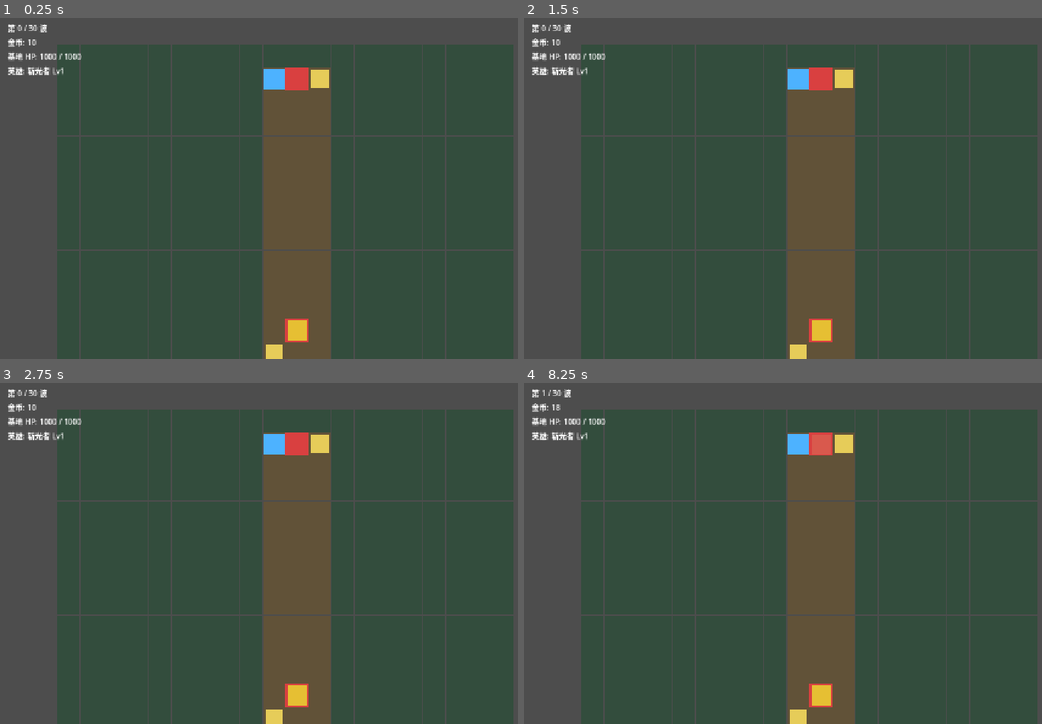
Above: before the commit, frames 1-4 (two rows, left to right).
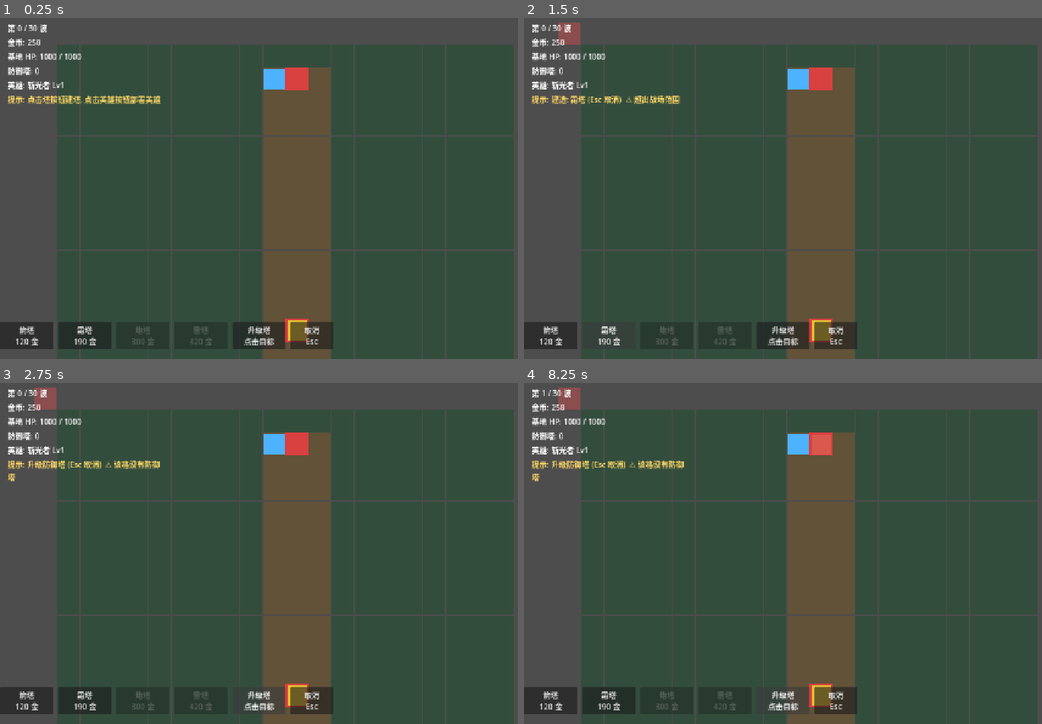
Above: after the commit, the same moments.

Repository: Dalushan/hero-line
Game: Godot game, scene res://scenes/main.tscn
Same seed, same stepped clock (60 frames per second), same inputs: the game is played once before the commit and once after it.
Inputs (mouse positions are in pixels of both pictures, inside the frame that each line leads up to):
- Up to frame 1 (0.25 s): no input
- Up to frame 2 (1.5 s): click (549, 335) at 0.5 s, where only the run after the commit has a clickable "箭塔 120 金"; click (606, 335) at 1.25 s, where only the run after the commit has a clickable "霜塔 190 金"
- Up to frame 3 (2.75 s): click (259, 700) at 2 s, where only the run after the commit has a clickable "升级塔 点击目标"
- Up to frame 4 (8.25 s): click (834, 700) at 2.75 s, where only the run after the commit has a clickable "取消 Esc"; click (549, 700) at 3.5 s, where only the run after the commit has a clickable "箭塔 120 金"; click (606, 700) at 4.25 s, where only the run after the commit has a clickable "霜塔 190 金"; click (783, 700) at 5 s, where only the run after the commit has a clickable "升级塔 点击目标"; click (834, 700) at 5.75 s, where only the run after the commit has a clickable "取消 Esc"; click (549, 700) at 6.5 s, where only the run after the commit has a clickable "箭塔 120 金"; click (606, 700) at 7.25 s, where only the run after the commit has a clickable "霜塔 190 金"; click (783, 700) at 8 s, where only the run after the commit has a clickable "升级塔 点击目标"

The runs differ from the first frame. In frame 1, 4.2% of the frame differs, in the area x 0-65%, y 6-100%; in frame 2, 3.7%; in frame 3, 3.9%; in frame 4, 3.9%.

Commit message:
feat: 玩家操作层（建塔/升级/部署英雄）+ 建造栏 UI
- battlefield.gd 重写: 鼠标悬停/点击、建造模式、合法性高亮
  合法性判定全部复用 core 的 TDGrid.can_place，不重复实现规则
- build_bar.gd 新建: 4 种塔按钮 + 升级 + 取消，买不起自动置灰
- main.gd 接线: 点击建塔/升级/放英雄，移除 AI 自动建塔
- main.tscn: 补 BuildBar 节点 + TowerLabel/HintLabel HUD

实跑验证: wave 1 | 英雄 1 | 塔 0 | 金币 250 (塔数 0 = 已交由玩家建造)

Diff:
--- a/scenes/main.tscn
+++ b/scenes/main.tscn
@@ -1,11 +1,9 @@
-[gd_scene load_steps=6 format=3 uid="uid://ctdhd1main01"]
+[gd_scene load_steps=7 format=3 uid="uid://ctdhd1main01"]
 
 [ext_resource type="Script" path="res://scripts/game/main.gd" id="1_main"]
 [ext_resource type="Script" path="res://scripts/game/battlefield.gd" id="2_bf"]
 [ext_resource type="Script" path="res://scripts/game/support_panel.gd" id="3_sp"]
-
-[sub_resource type="LabelSettings" id="LabelSettings_hud"]
-font_size = 18
+[ext_resource type="Script" path="res://scripts/game/build_bar.gd" id="4_bb"]
 
 [node name="Main" type="Node"]
 script = ExtResource("1_main")
@@ -22,8 +20,8 @@
 [node name="HUD" type="CanvasLayer" parent="Battlefield"]
 
 [node name="Margin" type="MarginContainer" parent="Battlefield/HUD"]
-offset_right = 320.0
-offset_bottom = 140.0
+offset_right = 340.0
+offset_bottom = 170.0
 theme_override_constants/margin_left = 16
 theme_override_constants/margin_top = 12
 
@@ -39,8 +37,15 @@
 [node name="BaseHpLabel" type="Label" parent="Battlefield/HUD/Margin/VBox"]
 text = "基地 HP: 1000 / 1000"
 
+[node name="TowerLabel" type="Label" parent="Battlefield/HUD/Margin/VBox"]
+text = "防御塔: 0"
+
 [node name="HeroLabel" type="Label" parent="Battlefield/HUD/Margin/VBox"]
 autowrap_mode = 3
+
+[node name="HintLabel" type="Label" parent="Battlefield/HUD/Margin/VBox"]
+autowrap_mode = 3
+text = "提示: 点击塔按钮建塔, 点击英雄按钮部署英雄"
 
 [node name="SupportPanel" type="Control" parent="."]
 visible = false
@@ -48,3 +53,11 @@
 anchor_right = 1.0
 anchor_bottom = 1.0
 script = ExtResource("3_sp")
+
+[node name="BuildBar" type="Control" parent="."]
+anchors_preset = 12
+anchor_top = 1.0
+anchor_bottom = 1.0
+offset_top = -78.0
+offset_right = 1280.0
+script = ExtResource("4_bb")
--- a/scripts/game/battlefield.gd
+++ b/scripts/game/battlefield.gd
@@ -1,9 +1,22 @@
 extends Node2D
-## 战场渲染层：把 core 层的纯数据状态画出来
-## 核心逻辑完全不在这里 —— 这个节点只负责"读状态 → 画出来"
+## 战场交互层：鼠标点击建塔 / 选英雄 / 打开商店
+##
+## 与 core 的边界：
+##   core/  —— 判定"能不能放"（can_place）和"放了什么"（create_tower）
+##   game/  —— 决定"玩家点了哪里"和"怎么反馈"
+
+signal cell_clicked(cell: Vector2i, kind: int)
+signal cell_hovered(cell: Vector2i, kind: int, ok: bool, reason: String)
 
 const CELL_SIZE := 48
 const GRID_ORIGIN := Vector2(120, 60)
+
+enum BuildMode {
+	NONE,       ## 只查看
+	TOWER,      ## 选塔种，准备建塔
+	HERO,       ## 准备放英雄
+	UPGRADE,    ## 升级塔
+}
 
 @onready var grid_layer: Node2D = $GridLayer
 @onready var unit_layer: Node2D = $UnitLayer
@@ -11,7 +24,15 @@
 @onready var hud: CanvasLayer = $HUD
 
 var state: TDRunState
-var _hp_font: Font
+var build_mode: int = BuildMode.NONE
+var pending_tower_def: Dictionary = {}
+var pending_hero_def: Dictionary = {}
+var hover_cell := Vector2i(-1, -1)
+var hover_ok := false
+var hover_reason := ""
+
+var _hover_rect: ColorRect
+var _range_circle: Node2D
 
 
 func setup(run_state: TDRunState) -> void:
@@ -21,23 +42,106 @@
 
 
 func _ready() -> void:
-	_hp_font = ThemeDB.fallback_font
-
-
-func _process(delta: float) -> void:
+	_hover_rect = ColorRect.new()
+	_hover_rect.color = Color(1, 1, 1, 0.25)
+	_hover_rect.size = Vector2(CELL_SIZE - 2, CELL_SIZE - 2)
+	_hover_rect.visible = false
+	fx_layer.add_child(_hover_rect)
+
+
+func _process(_delta: float) -> void:
 	if state == null:
 		return
 	_update_hud()
 
 
-func _cell_to_world(c: Vector2i) -> Vector2:
+func _unhandled_input(event: InputEvent) -> void:
+	if state == null:
+		return
+	if event is InputEventMouseMotion:
+		var cell: Vector2i = world_to_cell(get_global_mouse_position())
+		if cell != hover_cell:
+			hover_cell = cell
+			_update_hover()
+	elif event is InputEventMouseButton and event.pressed and event.button_index == MOUSE_BUTTON_LEFT:
+		var click_cell: Vector2i = world_to_cell(get_global_mouse_position())
+		if state.grid.in_bounds(click_cell.x, click_cell.y):
+			cell_clicked.emit(click_cell, build_mode)
+
+
+# ---------------- 建造模式 ----------------
+
+func set_build_tower(tower_def: Dictionary) -> void:
+	pending_tower_def = tower_def
+	build_mode = BuildMode.TOWER if not tower_def.is_empty() else BuildMode.NONE
+	_update_hover()
+
+
+func set_build_hero(hero_def: Dictionary) -> void:
+	pending_hero_def = hero_def
+	build_mode = BuildMode.HERO if not hero_def.is_empty() else BuildMode.NONE
+	_update_hover()
+
+
+func set_upgrade_mode() -> void:
+	build_mode = BuildMode.UPGRADE
+	_update_hover()
+
+
+func clear_build_mode() -> void:
+	build_mode = BuildMode.NONE
+	pending_tower_def = {}
+	pending_hero_def = {}
+	_update_hover()
+
+
+## 当前模式下的放置校验（复用 core 的 can_place，不重复实现规则）
+func validate_cell(cell: Vector2i) -> Dictionary:
+	match build_mode:
+		BuildMode.TOWER:
+			return state.grid.can_place(cell, TDGrid.PlaceKind.TOWER)
+		BuildMode.HERO:
+			return state.grid.can_place(cell, TDGrid.PlaceKind.HERO)
+		BuildMode.UPGRADE:
+			# 升级：检查该格是否有塔
+			for t in state.towers:
+				var tc: Vector2i = t.get("cell", Vector2i.ZERO)
+				if tc == cell:
+					if int(t.get("level", 1)) >= TDTower.MAX_LEVEL:
+						return {"ok": false, "reason": "塔已满级"}
+					return {"ok": true, "reason": ""}
+			return {"ok": false, "reason": "该格没有防御塔"}
+		_:
+			return {"ok": false, "reason": ""}
+
+
+func _update_hover() -> void:
+	if build_mode == BuildMode.NONE:
+		_hover_rect.visible = false
+		hover_ok = false
+		hover_reason = ""
+		return
+	var res := validate_cell(hover_cell)
+	hover_ok = bool(res["ok"])
+	hover_reason = String(res.get("reason", ""))
+	_hover_rect.visible = true
+	_hover_rect.position = GRID_ORIGIN + Vector2(hover_cell.x * CELL_SIZE, hover_cell.y * CELL_SIZE)
+	_hover_rect.color = Color(0.3, 1.0, 0.4, 0.35) if hover_ok else Color(1.0, 0.3, 0.3, 0.35)
+	cell_hovered.emit(hover_cell, build_mode, hover_ok, hover_reason)
+
+
+# ---------------- 坐标转换 ----------------
+
+func cell_to_world(c: Vector2i) -> Vector2:
 	return GRID_ORIGIN + Vector2(c.x * CELL_SIZE + CELL_SIZE * 0.5, c.y * CELL_SIZE + CELL_SIZE * 0.5)
 
 
-func _world_to_cell(w: Vector2) -> Vector2i:
+func world_to_cell(w: Vector2) -> Vector2i:
 	var local := (w - GRID_ORIGIN) / CELL_SIZE
 	return Vector2i(floori(local.x), floori(local.y))
 
+
+# ---------------- 渲染 ----------------
 
 func _redraw_grid() -> void:
 	for child in grid_layer.get_children():
@@ -48,9 +152,8 @@
 		for x in range(g.width):
 			var cell := Vector2i(x, y)
 			var rect := Rect2(GRID_ORIGIN + Vector2(x * CELL_SIZE, y * CELL_SIZE), Vector2(CELL_SIZE, CELL_SIZE))
-			var c := g.get_cell(cell)
 			var color := Color(0.22, 0.24, 0.28)
-			match c:
+			match g.get_cell(cell):
 				TDGrid.Cell.GROUND:
 					color = Color(0.85, 0.25, 0.25)
 				TDGrid.Cell.PATH:
@@ -59,7 +162,6 @@
 					color = Color(0.20, 0.30, 0.24)
 				TDGrid.Cell.BLOCKED:
 					color = Color(0.30, 0.30, 0.38)
-			# 格子用 ColorRect 绘制（不能在此处调 draw_rect —— 不在 _draw() 上下文）
 			var cell_node := ColorRect.new()
 			cell_node.color = color
 			cell_node.position = rect.position
@@ -67,19 +169,17 @@
 			grid_layer.add_child(cell_node)
 
 	# 基地标记
-	var base_pos := _cell_to_world(state.grid.base_cell)
 	var base_node := ColorRect.new()
 	base_node.color = Color(0.9, 0.75, 0.2)
 	base_node.size = Vector2(CELL_SIZE - 6, CELL_SIZE - 6)
-	base_node.position = base_pos - base_node.size * 0.5
+	base_node.position = cell_to_world(state.grid.base_cell) - base_node.size * 0.5
 	grid_layer.add_child(base_node)
 
 	# 出兵口标记
-	var spawn_pos := _cell_to_world(state.grid.spawn_cell)
 	var spawn_node := ColorRect.new()
 	spawn_node.color = Color(0.85, 0.25, 0.25)
 	spawn_node.size = Vector2(CELL_SIZE - 6, CELL_SIZE - 6)
-	spawn_node.position = spawn_pos - spawn_node.size * 0.5
+	spawn_node.position = cell_to_world(state.grid.spawn_cell) - spawn_node.size * 0.5
 	grid_layer.add_child(spawn_node)
 
 
@@ -101,3 +201,27 @@
 		for h in state.heroes:
 			names.append("%s Lv%d" % [String(h.get("name", "")), int(h.get("level", 1))])
 		hero_label.text = "英雄: " + (", ".join(names) if names.size() > 0 else "无")
+	var tower_label := hud.get_node_or_null("Margin/VBox/TowerLabel")
+	if tower_label:
+		tower_label.text = "防御塔: %d" % state.towers.size()
+	var hint_label := hud.get_node_or_null("Margin/VBox/HintLabel")
+	if hint_label:
+		if build_mode == BuildMode.NONE:
+			hint_label.text = "提示: 点击塔按钮建塔, 点击英雄按钮部署英雄"
+		else:
+			hint_label.text = "提示: %s (Esc 取消)%s" % [
+				_build_mode_name(),
+				"" if hover_ok else "  ⚠ " + hover_reason]
+		hint_label.modulate = Color(1, 0.85, 0.4) if not hover_ok else Color(0.8, 1, 0.8)
+
+
+func _build_mode_name() -> String:
+	match build_mode:
+		BuildMode.TOWER:
+			return "建造: %s" % String(pending_tower_def.get("name", "防御塔"))
+		BuildMode.HERO:
+			return "部署: %s" % String(pending_hero_def.get("name", "英雄"))
+		BuildMode.UPGRADE:
+			return "升级防御塔"
+		_:
+			return ""
--- /dev/null
+++ b/scripts/game/build_bar.gd
@@ -0,0 +1,69 @@
+extends Control
+## 建造栏：选择要建的塔 / 英雄 / 升级
+##
+## 规则判定全在 core（TDGrid.can_place），这里只负责按钮与信号。
+
+signal tower_selected(tower_def: Dictionary)
+signal upgrade_selected()
+signal cancel_selected()
+
+var tower_defs: Array = []
+var state: TDRunState
+
+var _buttons: Array[Button] = []
+var _labels: Array[Label] = []
+
+
+func setup(run_state: TDRunState, defs: Array) -> void:
+	state = run_state
+	tower_defs = defs
+	_render()
+
+
+func _render() -> void:
+	for c in get_children():
+		c.queue_free()
+	_buttons.clear()
+	_labels.clear()
+
+	var row := HBoxContainer.new()
+	row.alignment = BoxContainer.ALIGNMENT_CENTER
+	row.add_theme_constant_override("separation", 10)
+	add_child(row)
+
+	# 塔按钮
+	for td in tower_defs:
+		var cost := int(td.get("cost", 0))
+		var btn := Button.new()
+		btn.custom_minimum_size = Vector2(112, 58)
+		btn.text = "%s\n%d 金" % [String(td.get("name", "塔")), cost]
+		btn.tooltip_text = String(td.get("desc", ""))
+		btn.pressed.connect(func(): tower_selected.emit(td))
+		row.add_child(btn)
+		_buttons.append(btn)
+
+	# 升级按钮
+	var up := Button.new()
+	up.custom_minimum_size = Vector2(112, 58)
+	up.text = "升级塔\n点击目标"
+	up.pressed.connect(func(): upgrade_selected.emit())
+	row.add_child(up)
+	_buttons.append(up)
+
+	# 取消
+	var cancel := Button.new()
+	cancel.custom_minimum_size = Vector2(90, 58)
+	cancel.text = "取消\nEsc"
+	cancel.pressed.connect(func(): cancel_selected.emit())
+	row.add_child(cancel)
+	_buttons.append(cancel)
+
+
+func _process(_delta: float) -> void:
+	if state == null:
+		return
+	# 买不起的塔按钮置灰
+	for i in range(mini(_buttons.size(), tower_defs.size())):
+		var cost := int(tower_defs[i].get("cost", 0))
+		_buttons[i].disabled = state.gold < cost
+		_buttons[i].modulate = Color(1, 1, 1, 1.0) if state.gold >= cost else Color(0.6, 0.6, 0.6, 1.0)
--- a/scripts/game/main.gd
+++ b/scripts/game/main.gd
@@ -10,6 +10,7 @@
 var state: TDRunState
 var battlefield: Node2D
 var support_panel: Control
+var build_bar: Control
 
 var _heroes_data: Array = []
 var _items_data: Array = []
@@ -31,7 +32,98 @@
 	_load_data()
 	battlefield = get_node_or_null("Battlefield")
 	support_panel = get_node_or_null("SupportPanel")
+	build_bar = get_node_or_null("BuildBar")
+	if battlefield:
+		battlefield.cell_clicked.connect(_on_cell_clicked)
+		battlefield.cell_hovered.connect(_on_cell_hovered)
+	if build_bar:
+		build_bar.tower_selected.connect(_on_tower_selected)
+		build_bar.upgrade_selected.connect(_on_upgrade_selected)
+		build_bar.cancel_selected.connect(_on_cancel_selected)
 	_start_new_run()
+
+
+func _on_tower_selected(tower_def: Dictionary) -> void:
+	# 选了塔 → 进入建塔模式，等玩家点格子
+	if state.gold < int(tower_def.get("cost", 0)):
+		return
+	battlefield.set_build_tower(tower_def)
+
+
+func _on_upgrade_selected() -> void:
+	battlefield.set_upgrade_mode()
+
+
+func _on_cancel_selected() -> void:
+	battlefield.clear_build_mode()
+
+
+func _on_cell_hovered(_cell: Vector2i, _kind: int, _ok: bool, _reason: String) -> void:
+	pass
+
+
+func _on_cell_clicked(cell: Vector2i, kind: int) -> void:
+	match kind:
+		battlefield.BuildMode.TOWER:
+			_try_build_tower(cell)
+		battlefield.BuildMode.UPGRADE:
+			_try_upgrade_tower(cell)
+		battlefield.BuildMode.HERO:
+			_try_place_hero(cell)
+		_:
+			pass
+
+
+func _try_build_tower(cell: Vector2i) -> void:
+	var tdef: Dictionary = battlefield.pending_tower_def
+	if tdef.is_empty():
+		return
+	var cost := int(tdef.get("cost", 0))
+	if state.gold < cost:
+		return
+	# 合法性判定在 core
+	var chk := state.grid.can_place(cell, TDGrid.PlaceKind.TOWER)
+	if not chk["ok"]:
+		return
+	var tower := TDTower.create_tower(tdef, cell, state.towers.size())
+	state.towers.append(tower)
+	state.grid.set_cell(cell, TDGrid.Cell.BLOCKED)
+	state.grid.recompute_flow()   # ★ 占位后必须重算流场
+	state.gold -= cost
+	_spawn_tower_node(tower)
+
+
+func _try_upgrade_tower(cell: Vector2i) -> void:
+	for t in state.towers:
+		var tc: Vector2i = t.get("cell", Vector2i.ZERO)
+		if tc != cell:
+			continue
+		if int(t.get("level", 1)) >= TDTower.MAX_LEVEL:
+			return
+		var cost := TDTower.upgrade_cost(t)
+		if state.gold < cost:
+			return
+		state.gold -= cost
+		TDTower.upgrade_tower(t)
+		return
+
+
+func _try_place_hero(cell: Vector2i) -> void:
+	var hdef: Dictionary = battlefield.pending_hero_def
+	if hdef.is_empty():
+		return
+	var chk := state.grid.can_place(cell, TDGrid.PlaceKind.HERO)
+	if not chk["ok"]:
+		return
+	var h := TDBattle.create_hero(hdef, 1)
+	h["_def"] = hdef
+	h["id"] = "h_%d" % state.heroes.size()
+	h["cell"] = cell
+	h["_placed"] = true
+	state.grid.set_cell(cell, TDGrid.Cell.BLOCKED)
+	state.grid.recompute_flow()
+	state.heroes.append(h)
+	_spawn_hero_node(h)
 
 
 func _load_data() -> void:
@@ -89,10 +181,11 @@
 		h["_next_atk"] = 0.0
 	for tw in state.towers:
 		tw["next_atk"] = 0.0
-	# 自动布防 + 建塔（后续接入玩家点击建造）
+	# 自动布防（初始英雄）+ 玩家手动建塔
 	_auto_place_heroes()
-	_auto_build_towers()
 	_refresh_shop()
+	if build_bar and build_bar.has_method("setup"):
+		build_bar.setup(state, _towers_data)
 
 
 func _auto_place_heroes() -> void:
@@ -405,7 +498,7 @@
 	if not e.has("_node"):
 		return
 	var n = e["_node"]
-	n.position = battlefield._cell_to_world(e["cell"]) - n.size * 0.5
+	n.position = battlefield.cell_to_world(e["cell"]) - n.size * 0.5
 
 
 func _remove_enemy_node(e: Dictionary) -> void:
@@ -424,7 +517,7 @@
 	n.color = Color(0.3, 0.7, 1.0)
 	n.size = Vector2(44, 44)
 	battlefield.unit_layer.add_child(n)
-	n.position = battlefield._cell_to_world(h["cell"]) - n.size * 0.5
+	n.position = battlefield.cell_to_world(h["cell"]) - n.size * 0.5
 	h["_node"] = n
 	_hero_nodes[String(h.get("id", ""))] = n
 
@@ -436,7 +529,7 @@
 	n.color = Color(0.9, 0.8, 0.35)
 	n.size = Vector2(38, 38)
 	battlefield.unit_layer.add_child(n)
-	n.position = battlefield._cell_to_world(tw["cell"]) - n.size * 0.5
+	n.position = battlefield.cell_to_world(tw["cell"]) - n.size * 0.5
 	tw["_node"] = n
 	_tower_nodes[String(tw.get("id", ""))] = n
 
Not shown, added: scripts/game/build_bar.gd.uid
